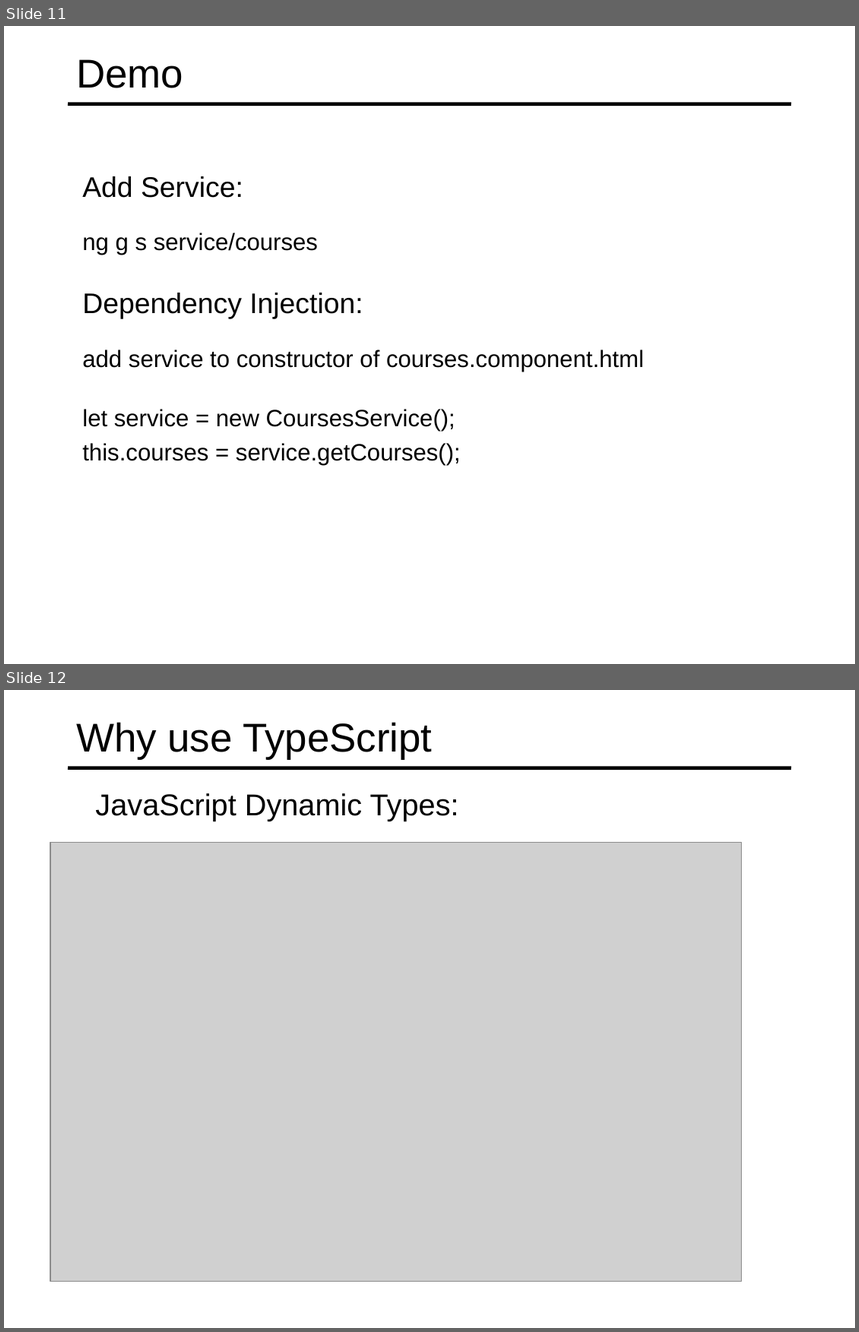
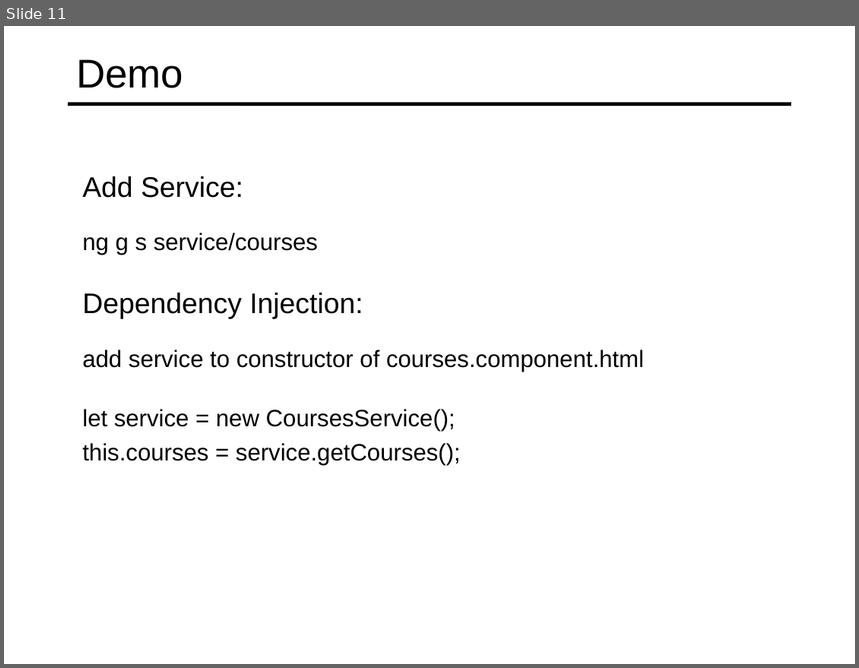
Before and after one commit to specter01wj/Jago_Link_Training, a slide deck: Angular/Angular7/Angular Advanced Course/Essentials/1.Fundamentals/L1_Fundamentals.ppt. Shown one above the other, each under a label of ours: slides 11 and 12 before the commit, slide 11 after it. The pictures are 859x1332 and 859x668 pixels, drawn with LibreOffice and Linux fonts; fonts in the diff are those of the drawing; grey boxes stand for pictures. Boxes give left, top, right and bottom in pixels: in the first picture for what was removed or moved away, otherwise in the second. Text is boxed around its words. In the diff, an @@ line names an element or a change of style, - is before the commit and + after.

```diff
--- a/Angular/Angular7/Angular Advanced Course/Essentials/1.Fundamentals/L1_Fundamentals.ppt
+++ b/Angular/Angular7/Angular Advanced Course/Essentials/1.Fundamentals/L1_Fundamentals.ppt
@@ slide 12 removed at bbox=[4, 690, 855, 1328], background #FFFFFF; not listed: 1 template element that a slide beside it also shows @@
@@ title removed at bbox=[76, 722, 432, 760] @@
-Why use TypeScript
@@ text removed at bbox=[95, 793, 459, 821] @@
-  JavaScript Dynamic Types:
@@ picture removed at bbox=[51, 842, 742, 1281] @@
```
Also in this commit, not shown: 13 other slides removed.
